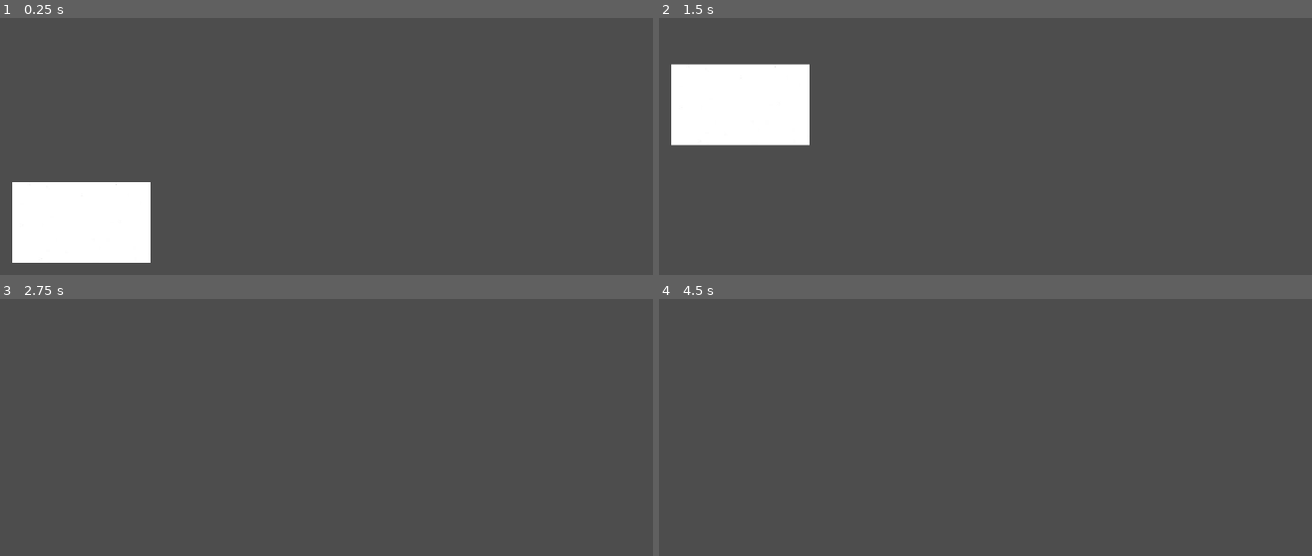
Above: before the commit, frames 1-4 (two rows, left to right).
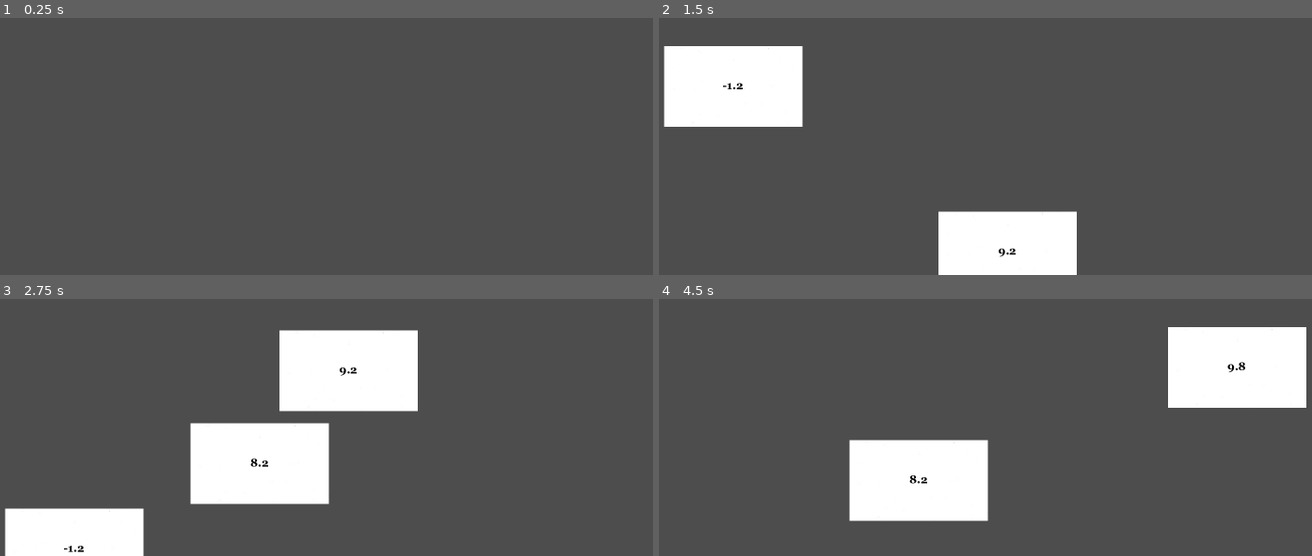
Above: after the commit, the same moments.

Repository: SackMaster/HackPNW-24
Game: Godot game, scene res://Scenes/Yotam Stuff/Ytrains.tscn
The game is run twice, just before and just after one commit, with the same random seed, the same clock (stepped at 60 frames per second) and the same inputs. Before the commit the project starts from res://Scenes/Qustion block/Questioning.tscn.
Inputs (mouse positions are in pixels of both pictures, inside the frame that each line leads up to):
- Up to frame 1 (0.25 s): no input
- Up to frame 2 (1.5 s): move the mouse to (1200, 107) at 0.52 s; move the mouse to (887, 138) at 1.27 s
- Up to frame 3 (2.75 s): move the mouse to (450, 337) at 2.02 s
- Up to frame 4 (4.5 s): move the mouse to (998, 466) at 2.77 s; move the mouse to (1259, 450) at 3.52 s; move the mouse to (809, 358) at 4.27 s

The runs differ from the first frame. In frame 1, 6.6% of the frame differs, in the area x 1-24%, y 63-96%; in frame 2, 9.0%; in frame 3, 17%, in the area x 0-64%, y 12-100%; in frame 4, 13%.

Commit message:
Messed with some fonts

Diff:
--- a/PushUp.gd
+++ b/PushUp.gd
@@ -1,6 +1,7 @@
 extends RigidBody2D
 
 func _ready():
-	apply_impulse(Vector2(0, -1100))
+	print(self.global_position)
+	apply_impulse(Vector2(0, -1000))
 
 #func _physics_process(delta):
--- a/Scenes/Qustion block/Questioning.tscn
+++ b/Scenes/Qustion block/Questioning.tscn
@@ -1,30 +1,43 @@
-[gd_scene load_steps=4 format=3 uid="uid://bc2sa67w21pj5"]
+[gd_scene load_steps=6 format=3 uid="uid://bc2sa67w21pj5"]
 
 [ext_resource type="Script" path="res://PushUp.gd" id="1_6i7l6"]
 [ext_resource type="Texture2D" uid="uid://vj1c4rwf5072" path="res://Scenes/Qustion block/white.jpg" id="1_nofdu"]
+[ext_resource type="FontFile" uid="uid://bldw4cjuv3bxh" path="res://Scenes/Yotam Stuff/georgia-grassetto.ttf" id="3_cdly2"]
+
+[sub_resource type="Theme" id="Theme_xfjlb"]
+default_base_scale = 1.0
+default_font = ExtResource("3_cdly2")
+default_font_size = 24
 
 [sub_resource type="RectangleShape2D" id="RectangleShape2D_8ty51"]
 
 [node name="Questioning" type="Node2D"]
-position = Vector2(173, 760)
+position = Vector2(1452, 746)
 
 [node name="RigidBody2D" type="RigidBody2D" parent="."]
+collision_mask = 0
+gravity_scale = 0.6
 script = ExtResource("1_6i7l6")
 
 [node name="White" type="Sprite2D" parent="RigidBody2D"]
-position = Vector2(0, 1)
 texture = ExtResource("1_nofdu")
 
 [node name="Label" type="Label" parent="RigidBody2D/White"]
 self_modulate = Color(0, 0, 0, 1)
-offset_left = -43.0
-offset_top = -11.0
-offset_right = 46.0
-offset_bottom = 12.0
+anchors_preset = -1
+anchor_left = -0.340136
+anchor_top = -0.104651
+anchor_right = 0.35034
+anchor_bottom = 0.110465
+offset_left = -46.0
+offset_top = -14.0
+offset_right = 43.0
+offset_bottom = 9.0
+theme = SubResource("Theme_xfjlb")
+horizontal_alignment = 1
+vertical_alignment = 1
 metadata/_edit_use_anchors_ = true
 
 [node name="CollisionShape2D" type="CollisionShape2D" parent="RigidBody2D"]
 scale = Vector2(14.72, 8.68)
 shape = SubResource("RectangleShape2D_8ty51")
-
-[node name="Node2D" type="Node2D" parent="."]
--- a/Scenes/Yotam Stuff/Ispawner.gd
+++ b/Scenes/Yotam Stuff/Ispawner.gd
@@ -1,4 +1,6 @@
 extends Node2D
+
+var scene = preload("res://Scenes/Qustion block/Questioning.tscn")
 
 var queList = []
 var curAns
@@ -37,6 +39,8 @@
 	_instances()
 
 # Called every frame. 'delta' is the elapsed time since the previous frame.
+#(151,850) (1452, 850)
+
 func _instances():
 	if (not queList.is_empty()):
 		var curQue = queList.pick_random()
@@ -45,7 +49,12 @@
 
 		print(curQue.problem)
 		for ans in curQue.answers:
+			var xCoor = randi() % 1301 + 151
+			var instance = scene.instantiate()
+			instance.get_node("RigidBody2D/White/Label").text = ans.text
+			instance.transform.origin = Vector2(xCoor, 1000)
+			add_child(instance)
 			print(ans.text)
-			await get_tree().create_timer(0.5).timeout
-
+			await get_tree().create_timer(1).timeout
+		await get_tree().create_timer(2).timeout
 		_instances()
--- a/project.godot
+++ b/project.godot
@@ -11,7 +11,7 @@
 [application]
 
 config/name="Hack Pnw-2024"
-run/main_scene="res://Scenes/Qustion block/Questioning.tscn"
+run/main_scene="res://Scenes/Yotam Stuff/Ytrains.tscn"
 config/features=PackedStringArray("4.2", "GL Compatibility")
 config/icon="res://icon.svg"
 
Binary file added: Scenes/Yotam Stuff/georgia-grassetto.ttf
Not shown, added: Scenes/Yotam Stuff/georgia-grassetto.ttf.import
